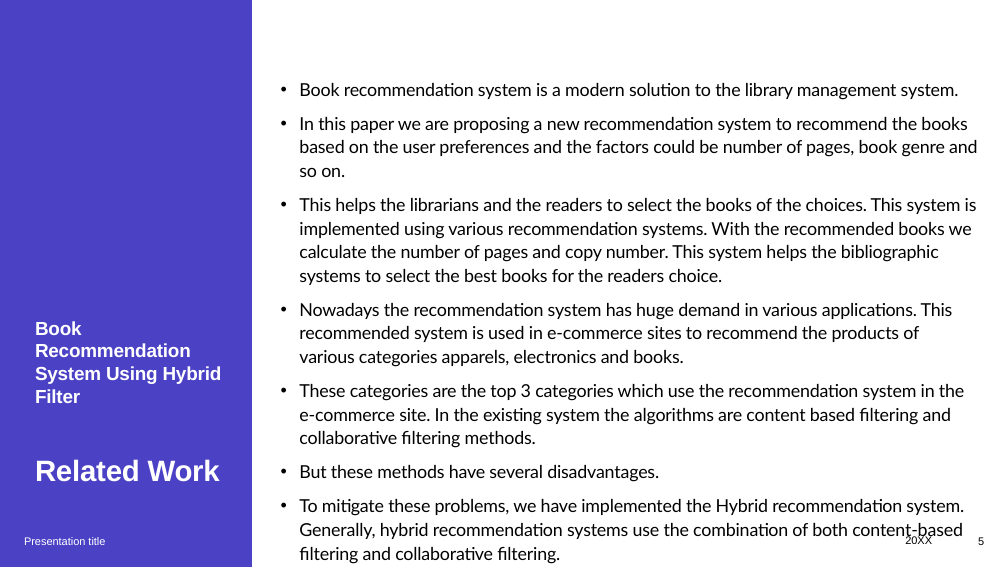
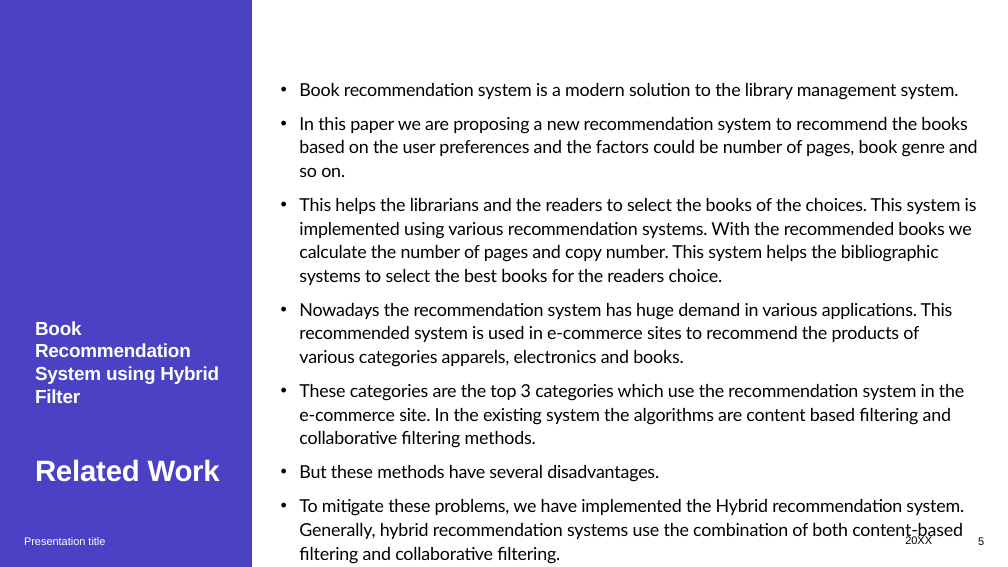
Before and after one commit to rvc13-dev/bookrecsystem, a slide deck: slide 5 of report/Presentation.pptx. Drawn at 1008x567 pixels with LibreOffice and Linux fonts; fonts in the diff are those of the drawing. Boxes give left, top, right and bottom in pixels: in the first picture for what was removed or moved away, otherwise in the second. Text is boxed around its words. In the diff, an @@ line names an element or a change of style, - is before the commit and + after.

```diff
--- a/report/Presentation.pptx
+++ b/report/Presentation.pptx
@@ title at [35,321,220,482]: text changed @@
-Book Recommendation System Using Hybrid Filter
-Related Work
+Book Recommendation System using Hybrid Filter
+Related Work
```
Also in this commit, not shown: 9 other slides changed.
